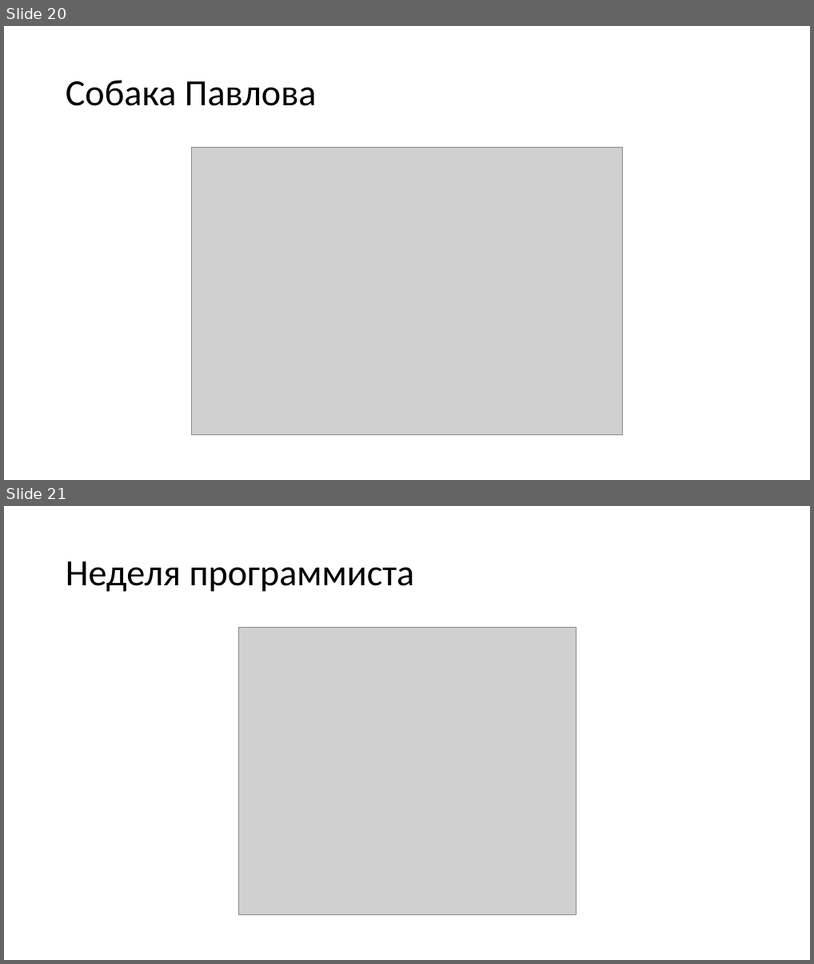
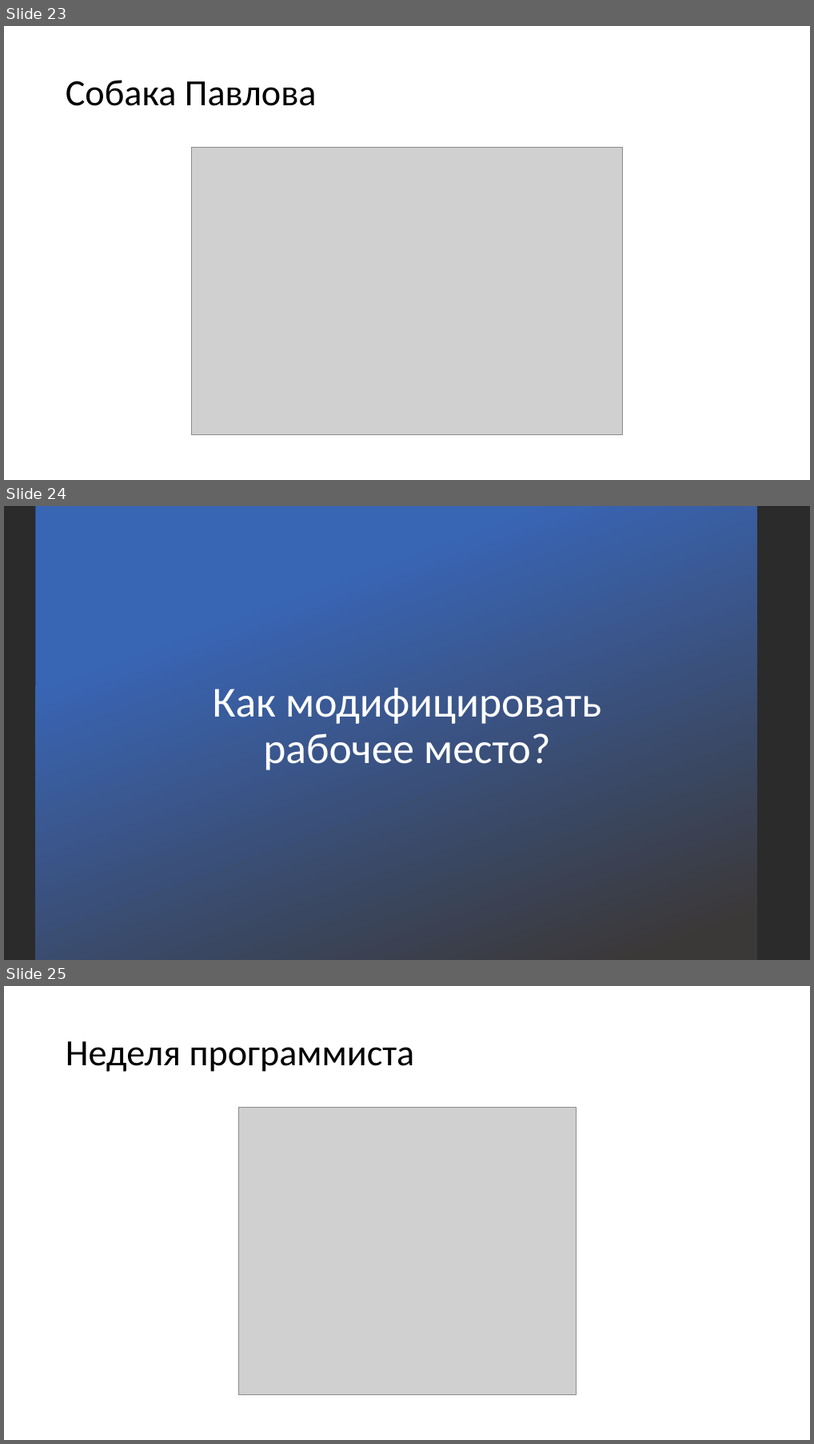
Before and after one commit to kugushev/presentations, a slide deck: 2018_Students-Breakfast/Presentation.pptx. Shown one above the other, each under a label of ours: slides 20 and 21 before the commit, slides 23, 24 and 25 after it. The pictures are 814x964 and 814x1444 pixels, drawn with LibreOffice and Linux fonts; fonts in the diff are those of the drawing; grey boxes stand for pictures; background and template pictures are left out; a plain dark background stands for a picture behind light text. Boxes give left, top, right and bottom in pixels: in the first picture for what was removed or moved away, otherwise in the second. Text is boxed around its words. In the diff, an @@ line names an element or a change of style, - is before the commit and + after.

```diff
--- a/2018_Students-Breakfast/Presentation.pptx
+++ b/2018_Students-Breakfast/Presentation.pptx
@@ slide 24 added at bbox=[4, 506, 810, 960], background picture (left out) @@
@@ rectangle added at bbox=[35, 506, 757, 960], fill gradient #3965B5 to #3B3838 @@
@@ title added at bbox=[213, 688, 602, 770], 51 pt, text #FFFFFF @@
+Как модифицировать рабочее место?
@@ what was slide 20 is now slide 23 @@
@@ what was slide 21 is now slide 25 @@
```
Also in this commit, not shown: 3 slides changed, 5 other slides added, 1 slide removed.
